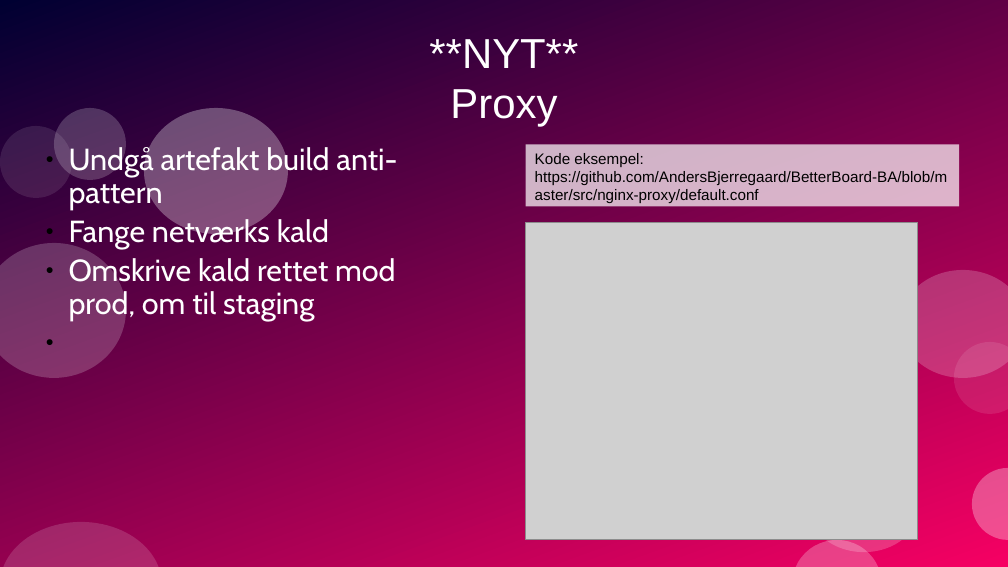
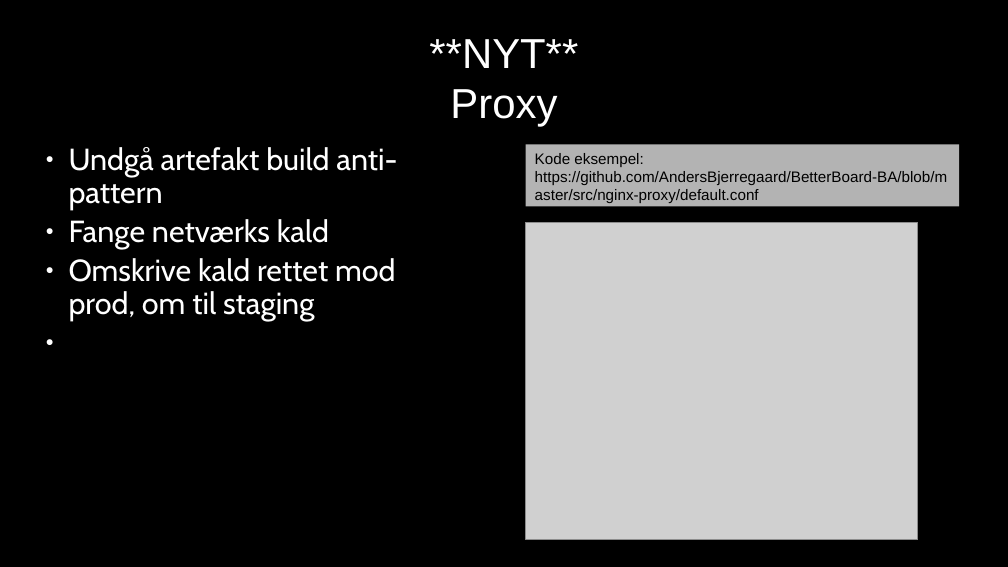
Before and after one commit to AndersBjerregaard/BetterBoard-BA, a slide deck: slide 11 of presentation/presentation.odp. Drawn at 1008x567 pixels with LibreOffice and Linux fonts; fonts in the diff are those of the drawing; grey boxes stand for pictures; background and template pictures are left out. Boxes give left, top, right and bottom in pixels: in the first picture for what was removed or moved away, otherwise in the second. Text is boxed around its words. In the diff, an @@ line names an element or a change of style, - is before the commit and + after.

```diff
--- a/presentation/presentation.odp
+++ b/presentation/presentation.odp
@@ background #FFFFFF to #000000 @@
@@ freeform shape removed at box(0, 0, 1008, 567) @@
@@ freeform shape removed at box(54, 108, 126, 180) @@
@@ freeform shape removed at box(144, 108, 287, 234) @@
@@ text "Undgå artefakt build anti-pattern" at box(69, 147, 397, 321): bullet colour #000000 to #FFFFFF @@
@@ freeform shape removed at box(0, 126, 72, 198) @@
@@ freeform shape removed at box(0, 243, 125, 379) @@
@@ freeform shape removed at box(900, 270, 1008, 378) @@
@@ freeform shape removed at box(954, 342, 1008, 414) @@
@@ freeform shape removed at box(810, 468, 918, 552) @@
@@ freeform shape removed at box(972, 468, 1008, 541) @@
@@ freeform shape removed at box(0, 522, 162, 567) @@
@@ freeform shape removed at box(792, 541, 882, 567) @@
```
Also in this commit, not shown: 10 other slides changed.
